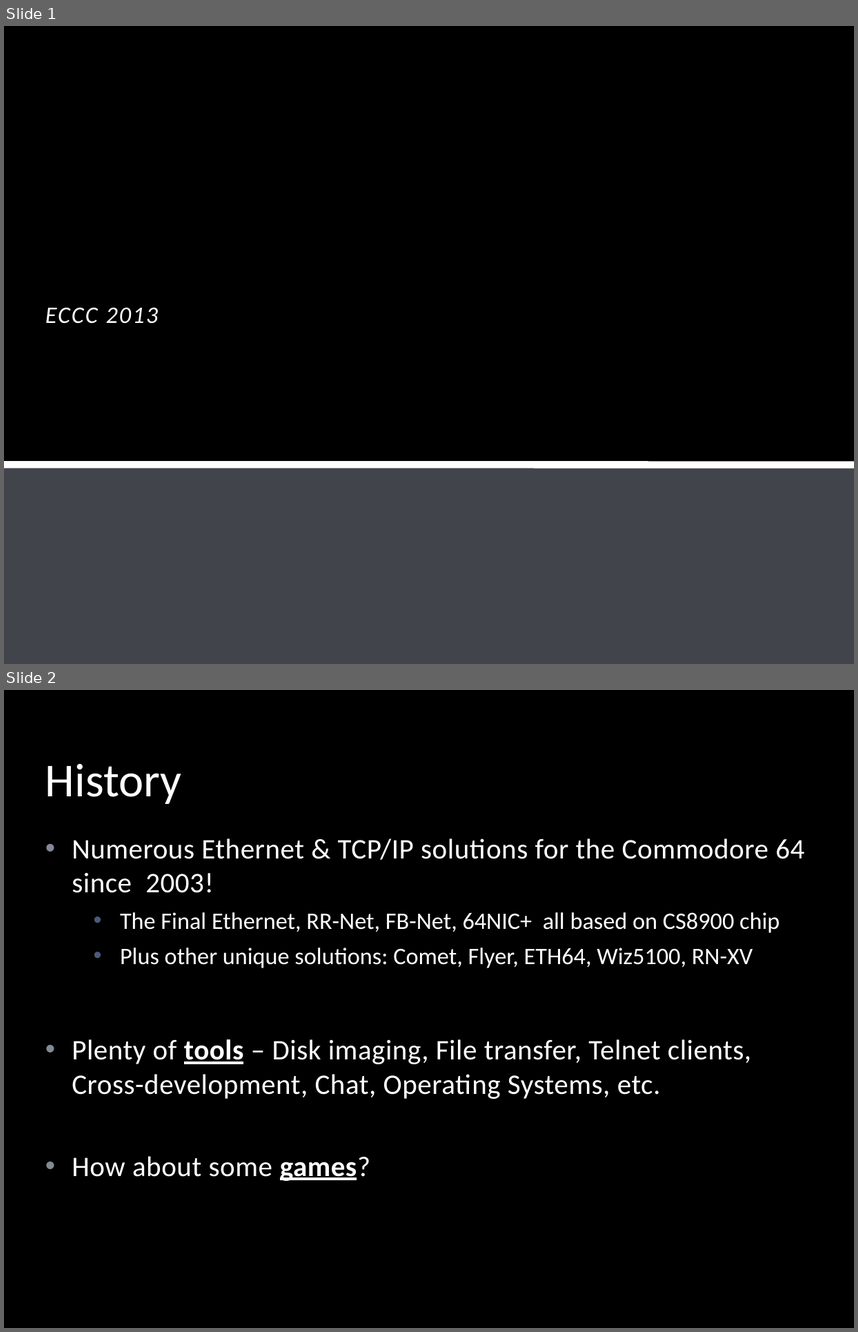
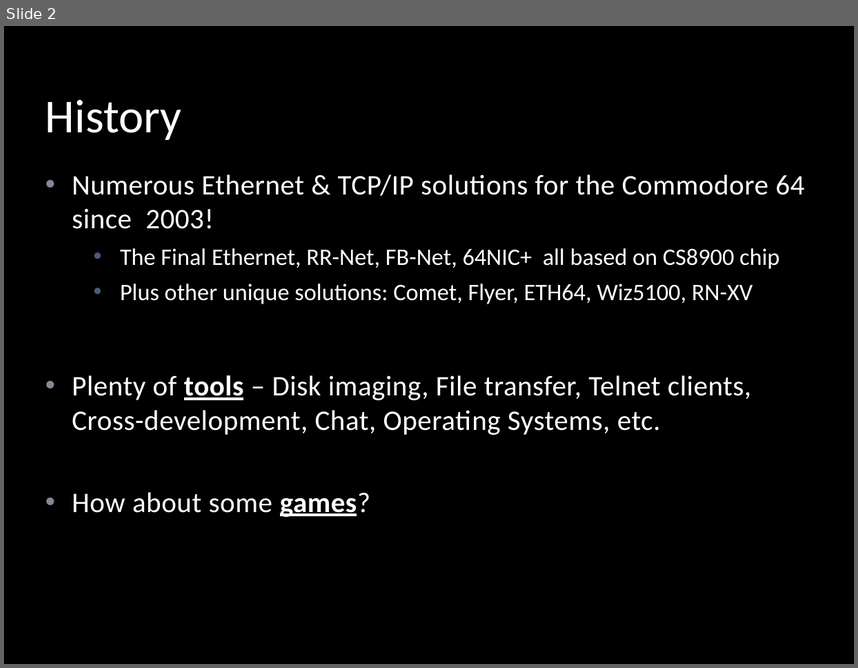
Before and after one commit to LeifBloomquist/Vortex, a slide deck: Docs/Vortex ECCC 2013.pptx. Shown one above the other, each under a label of ours: slides 1 and 2 before the commit, slide 2 after it. The pictures are 858x1332 and 858x668 pixels, drawn with LibreOffice and Linux fonts; fonts in the diff are those of the drawing; background and template pictures are left out. Boxes give left, top, right and bottom in pixels: in the first picture for what was removed or moved away, otherwise in the second. Text is boxed around its words. In the diff, an @@ line names an element or a change of style, - is before the commit and + after.

```diff
--- a/Docs/Vortex ECCC 2013.pptx
+++ b/Docs/Vortex ECCC 2013.pptx
@@ slide 1 removed at (4, 26, 854, 664), background picture (left out) @@
@@ subtitle removed at (45, 307, 159, 323) @@
-ECCC 2013
@@ rectangle removed at (4, 467, 854, 664) @@
@@ line removed from (4, 465) to (854, 465) @@
```
Also in this commit, not shown: 5 slides changed, 1 slide added, 1 other slide removed.
